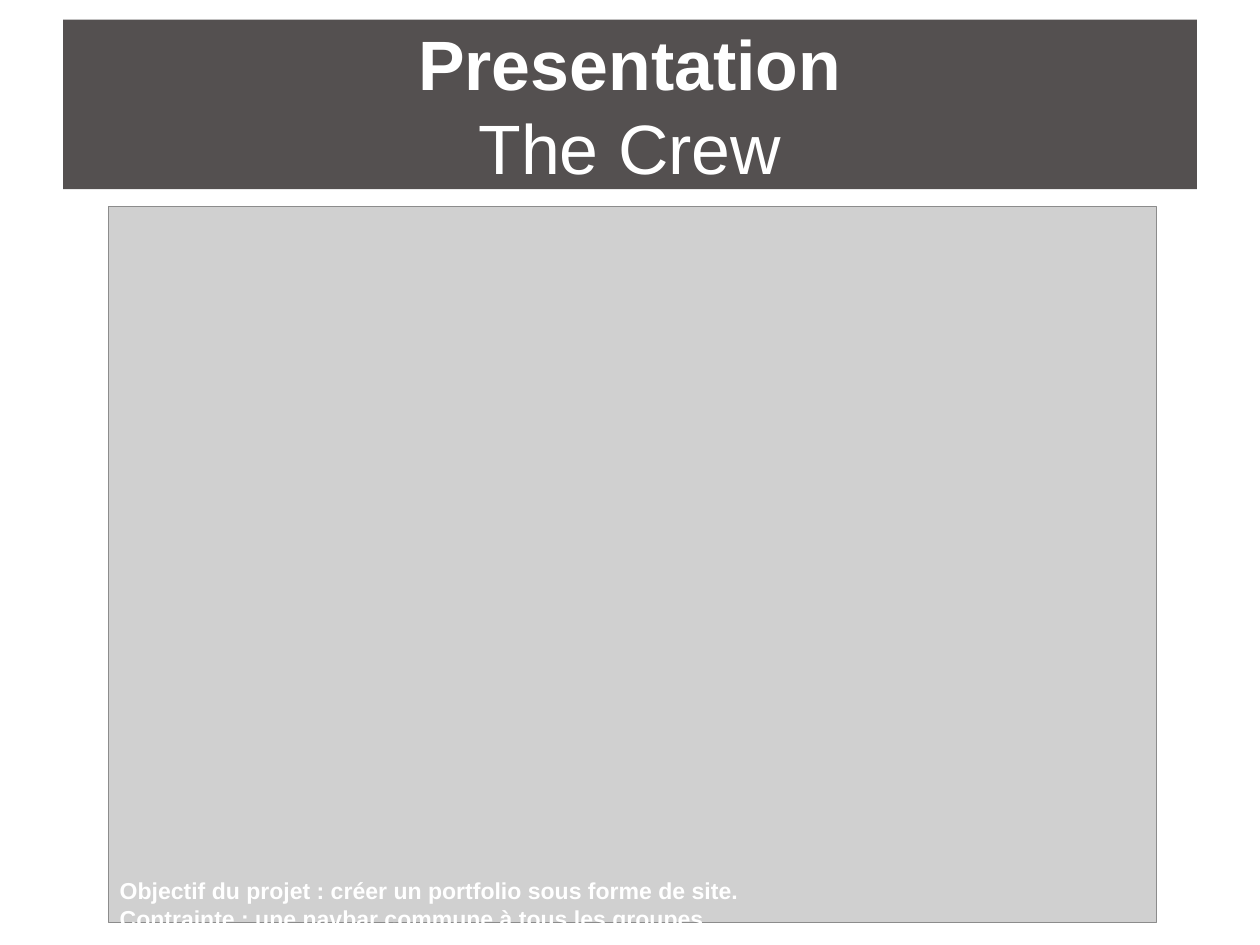
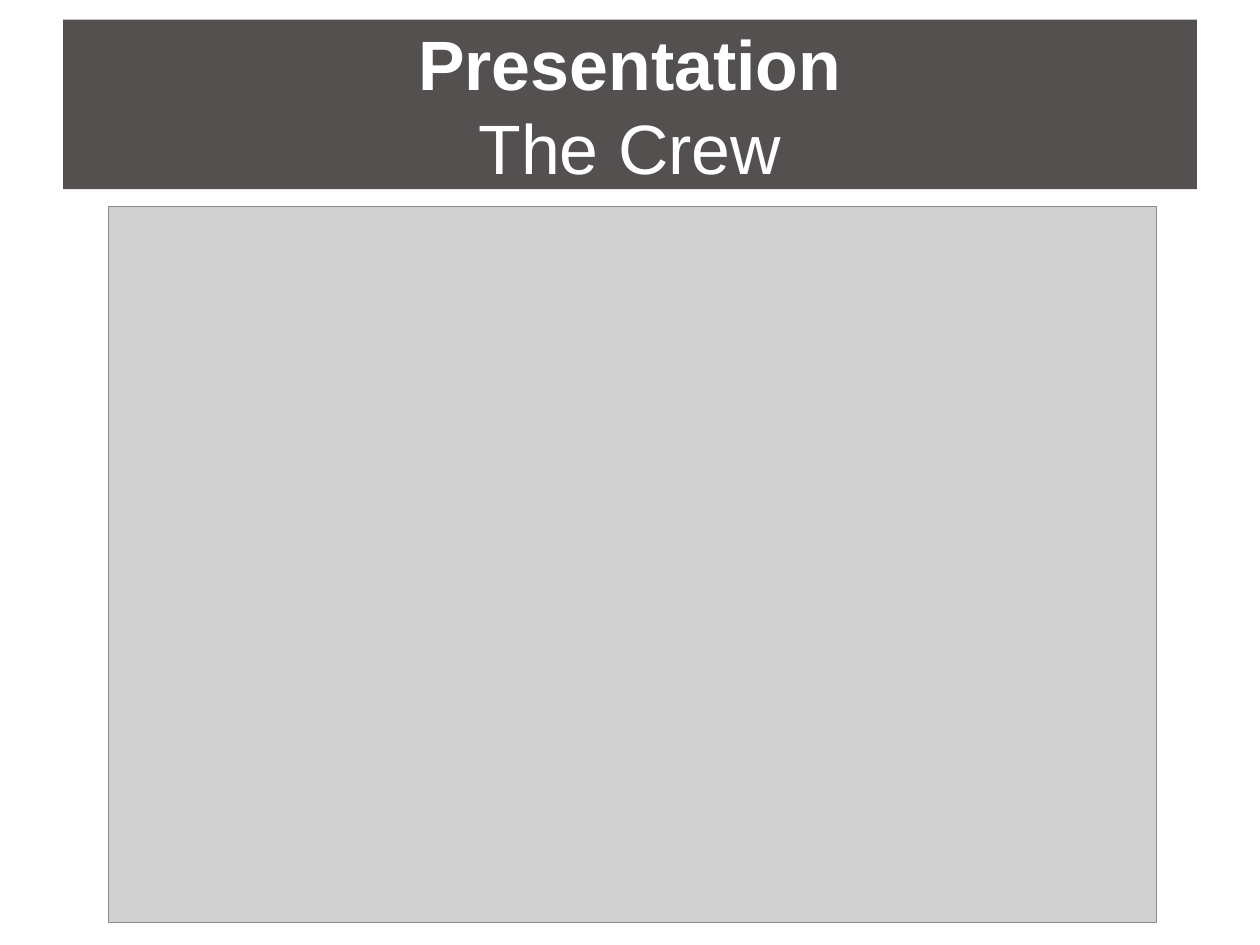
Before and after one commit to Shandraz/projet-Done-nuts, a slide deck: slide 1 of Powerpoint_presentations/Projet_1_DONE_nuts3.odp. Drawn at 1260x945 pixels with LibreOffice and Linux fonts; fonts in the diff are those of the drawing; grey boxes stand for pictures. Boxes give left, top, right and bottom in pixels: in the first picture for what was removed or moved away, otherwise in the second. Text is boxed around its words. In the diff, an @@ line names an element or a change of style, - is before the commit and + after.

```diff
--- a/Powerpoint_presentations/Projet_1_DONE_nuts3.odp
+++ b/Powerpoint_presentations/Projet_1_DONE_nuts3.odp
@@ text removed at box(120, 882, 738, 923) @@
-Objectif du projet : créer un portfolio sous forme de site.
-Contrainte : une navbar commune à tous les groupes
```
Also in this commit, not shown: 2 other slides changed, 1 slide added, 5 slides removed, 11 other files.
